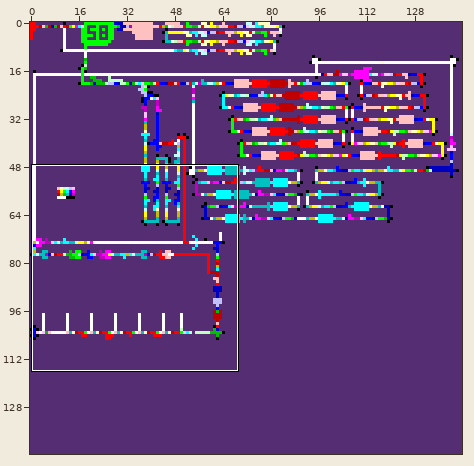
Two states of a sprite sheet, 2021/day16/part2.gif. Above: a wide view before the commit, with the close-up outlined.
Close-up. Before the commit:
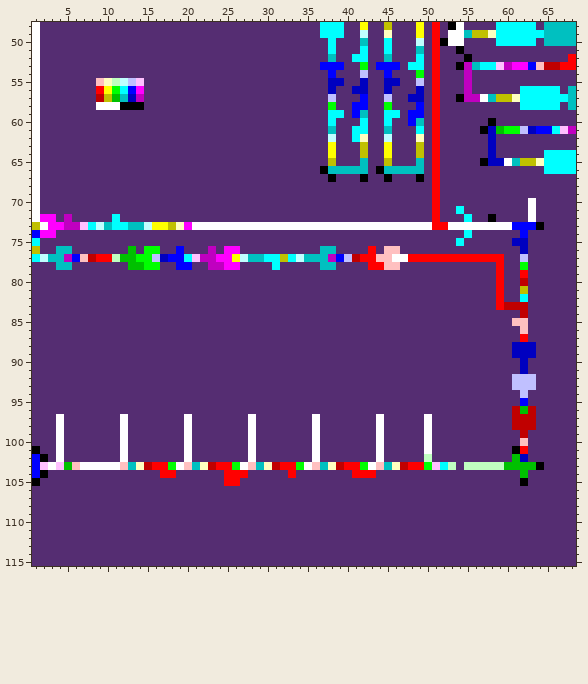
The file is 144x144 pixels. Shown: x 1..68, y 48..115.
And afterwards:
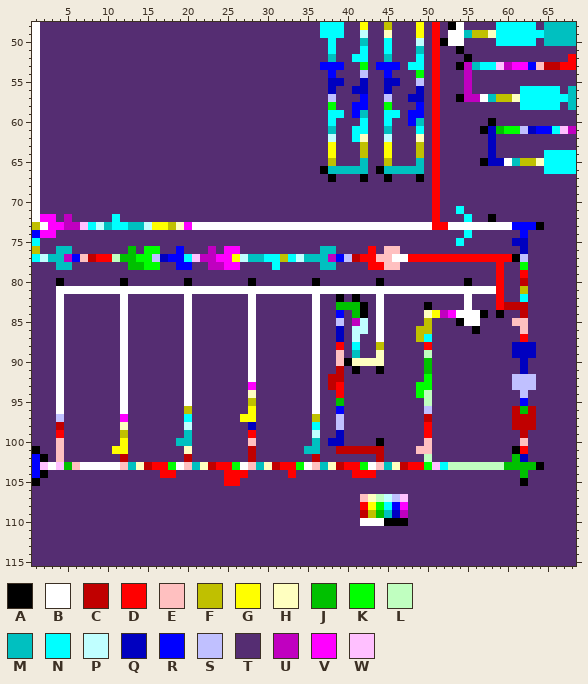
Palette (. is transparent): A #000000  B #ffffff  C #c00000  D #ff0000  E #ffc0c0  F #c0c000  G #ffff00  H #ffffc0  J #00c000  K #00ff00  L #c0ffc0  M #00c0c0  N #00ffff  P #c0ffff  Q #0000c0  R #0000ff  S #c0c0ff  T #552d72  U #c000c0  V #ff00ff  W #ffc0ff
Changes in this commit:
@@ x 7..16 @@
  54 TTTTTTTTTT
- 55 TTEHLPSWTT
- 56 TTDGKNRVTT
- 57 TTCFJMQUTT
- 58 TTBBBAAATT
+ 55 TTTTTTTTTT
+ 56 TTTTTTTTTT
+ 57 TTTTTTTTTT
+ 58 TTTTTTTTTT
  59 TTTTTTTTTT
@@ x 61..65 @@
  69 TTTTT
- 70 TTBTT
- 71 TTBTT
- 72 TTBTT
+ 70 TTTTT
+ 71 TTTTT
+ 72 TTTTT
  73 RRRAT
@@ x 1..68 @@
  76 FTTMMTTTTTTTJTKKTTRTTTUTVVTTTTTTTTTTMMTTTTDTEETTTTTTTTTTTTTTTQTTTTTT
- 77 NPMMURECDDLJJKKSQRRNWUUVVGPMMNNFNPMMMURSCDDEEBBDDDDDDDDDDDDTTSTTTTTT
+ 77 NPMMURECDDLJJKKSQRRNWUUVVGPMMNNFNPMMMURSCDDEEBBDDDDDDDDDDDDDASTTTTTT
  78 TTTMMTTTTTTTJJKKTTRRTTUUVVTTTTNTTTTTMMTTTTDDEETTTTTTTTTTTTDTTKTTTTTT
  79 TTTTTTTTTTTTTTTTTTTTTTTTTTTTTTTTTTTTTTTTTTTTTTTTTTTTTTTTTTDTTDTTTTTT
- 80 TTTTTTTTTTTTTTTTTTTTTTTTTTTTTTTTTTTTTTTTTTTTTTTTTTTTTTTTTTDTTCTTTTTT
- 81 TTTTTTTTTTTTTTTTTTTTTTTTTTTTTTTTTTTTTTTTTTTTTTTTTTTTTTTTTTDTTFTTTTTT
- 82 TTTTTTTTTTTTTTTTTTTTTTTTTTTTTTTTTTTTTTTTTTTTTTTTTTTTTTTTTTDTTNTTTTTT
- 83 TTTTTTTTTTTTTTTTTTTTTTTTTTTTTTTTTTTTTTTTTTTTTTTTTTTTTTTTTTDCCCTTTTTT
- 84 TTTTTTTTTTTTTTTTTTTTTTTTTTTTTTTTTTTTTTTTTTTTTTTTTTTTTTTTTTTTTCTTTTTT
- 85 TTTTTTTTTTTTTTTTTTTTTTTTTTTTTTTTTTTTTTTTTTTTTTTTTTTTTTTTTTTTEETTTTTT
- 86 TTTTTTTTTTTTTTTTTTTTTTTTTTTTTTTTTTTTTTTTTTTTTTTTTTTTTTTTTTTTTETTTTTT
- 87 TTTTTTTTTTTTTTTTTTTTTTTTTTTTTTTTTTTTTTTTTTTTTTTTTTTTTTTTTTTTTDTTTTTT
- 88 TTTTTTTTTTTTTTTTTTTTTTTTTTTTTTTTTTTTTTTTTTTTTTTTTTTTTTTTTTTTQQQTTTTT
- 89 TTTTTTTTTTTTTTTTTTTTTTTTTTTTTTTTTTTTTTTTTTTTTTTTTTTTTTTTTTTTQQQTTTTT
- 90 TTTTTTTTTTTTTTTTTTTTTTTTTTTTTTTTTTTTTTTTTTTTTTTTTTTTTTTTTTTTTQTTTTTT
- 91 TTTTTTTTTTTTTTTTTTTTTTTTTTTTTTTTTTTTTTTTTTTTTTTTTTTTTTTTTTTTTQTTTTTT
- 92 TTTTTTTTTTTTTTTTTTTTTTTTTTTTTTTTTTTTTTTTTTTTTTTTTTTTTTTTTTTTSSSTTTTT
- 93 TTTTTTTTTTTTTTTTTTTTTTTTTTTTTTTTTTTTTTTTTTTTTTTTTTTTTTTTTTTTSSSTTTTT
- 94 TTTTTTTTTTTTTTTTTTTTTTTTTTTTTTTTTTTTTTTTTTTTTTTTTTTTTTTTTTTTTSTTTTTT
- 95 TTTTTTTTTTTTTTTTTTTTTTTTTTTTTTTTTTTTTTTTTTTTTTTTTTTTTTTTTTTTTRTTTTTT
- 96 TTTTTTTTTTTTTTTTTTTTTTTTTTTTTTTTTTTTTTTTTTTTTTTTTTTTTTTTTTTTCJCTTTTT
- 97 TTTBTTTTTTTBTTTTTTTBTTTTTTTBTTTTTTTBTTTTTTTBTTTTTBTTTTTTTTTTCCCTTTTT
- 98 TTTBTTTTTTTBTTTTTTTBTTTTTTTBTTTTTTTBTTTTTTTBTTTTTBTTTTTTTTTTCCCTTTTT
- 99 TTTBTTTTTTTBTTTTTTTBTTTTTTTBTTTTTTTBTTTTTTTBTTTTTBTTTTTTTTTTTCTTTTTT
-100 TTTBTTTTTTTBTTTTTTTBTTTTTTTBTTTTTTTBTTTTTTTBTTTTTBTTTTTTTTTTTETTTTTT
-101 ATTBTTTTTTTBTTTTTTTBTTTTTTTBTTTTTTTBTTTTTTTBTTTTTBTTTTTTTTTTADTTTTTT
-102 RATBTTTTTTTBTTTTTTTBTTTTTTTBTTTTTTTBTTTTTTTBTTTTTLTTTTTTTTTTJQTTTTTT
-103 RWBWJEBBBBBEMHCDDKBEMHCDDKBEMHCDDKBEMHCDDKBEMHCDDKWNLTLLLLLJJJJATTTT
+ 80 TTTATTTTTTTATTTTTTTATTTTTTTATTTTTTTATTTTTTTATTTTTTTTTTATTTDTTCTTTTTT
+ 81 TTTBBBBBBBBBBBBBBBBBBBBBBBBBBBBBBBBBBBBBBBBBBBBBBBBBBBBBBBDTTFTTTTTT
+ 82 TTTBTTTTTTTBTTTTTTTBTTTTTTTBTTTTTTTBTTATATTBTTTTTTTTTTBTTTDTTNTTTTTT
+ 83 TTTBTTTTTTTBTTTTTTTBTTTTTTTBTTTTTTTBTTJJJATBTTTTTATTTTBTTTDCCCTTTTTT
+ 84 TTTBTTTTTTTBTTTTTTTBTTTTTTTBTTTTTTTBTTRTJATBTTTTTHGUVBBBATATTCTTTTTT
+ 85 TTTBTTTTTTTBTTTTTTTBTTTTTTTBTTTTTTTBTTSTUPTBTTTTTFTTTABBTTTTEETTTTTT
+ 86 TTTBTTTTTTTBTTTTTTTBTTTTTTTBTTTTTTTBTTQTPPTBTTTTFFTTTTTATTTTTETTTTTT
+ 87 TTTBTTTTTTTBTTTTTTTBTTTTTTTBTTTTTTTBTTQTPTTBTTTTFNTTTTTTTTTTTDTTTTTT
+ 88 TTTBTTTTTTTBTTTTTTTBTTTTTTTBTTTTTTTBTTDTNTTFTTTTTDTTTTTTTTTTQQQTTTTT
+ 89 TTTBTTTTTTTBTTTTTTTBTTTTTTTBTTTTTTTBTTETMTTHTTTTTLTTTTTTTTTTQQQTTTTT
+ 90 TTTBTTTTTTTBTTTTTTTBTTTTTTTBTTTTTTTBTTEAHHHHTTTTTJTTTTTTTTTTTQTTTTTT
+ 91 TTTBTTTTTTTBTTTTTTTBTTTTTTTBTTTTTTTBTTCTATTATTTTTJTTTTTTTTTTTQTTTTTT
+ 92 TTTBTTTTTTTBTTTTTTTBTTTTTTTBTTTTTTTBTCCTTTTTTTTTTKTTTTTTTTTTSSSTTTTT
+ 93 TTTBTTTTTTTBTTTTTTTBTTTTTTTVTTTTTTTBTCDTTTTTTTTTKKTTTTTTTTTTSSSTTTTT
+ 94 TTTBTTTTTTTBTTTTTTTBTTTTTTTHTTTTTTTBTTDTTTTTTTTTKLTTTTTTTTTTTSTTTTTT
+ 95 TTTBTTTTTTTBTTTTTTTBTTTTTTTFTTTTTTTBTTJTTTTTTTTTTLTTTTTTTTTTTRTTTTTT
+ 96 TTTBTTTTTTTBTTTTTTTFTTTTTTTGTTTTTTTBTTRTTTTTTTTTTSTTTTTTTTTTCJCTTTTT
+ 97 TTTSTTTTTTTVTTTTTTTNTTTTTTGGTTTTTTTFTTSTTTTTTTTTTCTTTTTTTTTTCCCTTTTT
+ 98 TTTCTTTTTTTHTTTTTTTPTTTTTTTQTTTTTTTNTTSTTTTTTTTTTDTTTTTTTTTTCCCTTTTT
+ 99 TTTDTTTTTTTFTTTTTTTMTTTTTTTDTTTTTTTPTTQTTTTTTTTTTDTTTTTTTTTTTCTTTTTT
+100 TTTETTTTTTTGTTTTTTMMTTTTTTTETTTTTTTMTQQTTTTATTTTTETTTTTTTTTTTETTTTTT
+101 ATTETTTTTTGGTTTTTTTHTTTTTTTCTTTTTTMMTTCCCCCCTTTTEETTTTTTTTTTADTTTTTT
+102 RATETTTTTTTCTTTTTTTCTTTTTTTCTTTTTTTCTTTTTTTCTTTTTLTTTTTTTTTTJQTTTTTT
+103 RWBWJEBBBBBEMHCDDKBEMHCDDKBEMHCDDKBEMHCDDKBEMHCDDKWNLLLLLLLJJJJATTTT
 104 RATTTTTTTTTTTTTTDDTTTTTTDDDTTTTTDTTTTTTTDDDTTTTTTTTTTTTTTTTTTJTTTTTT
@@ x 40..49 @@
 106 TTTTTTTTTT
-107 TTTTTTTTTT
-108 TTTTTTTTTT
-109 TTTTTTTTTT
-110 TTTTTTTTTT
+107 TTEHLPSWTT
+108 TTDGKNRVTT
+109 TTCFJMQUTT
+110 TTBBBAAATT
 111 TTTTTTTTTT
Where, in picture pixels (left, top, right, bottom), the same in both close-ups:
changed: (96, 78, 144, 110)
changed: (56, 198, 536, 526)
